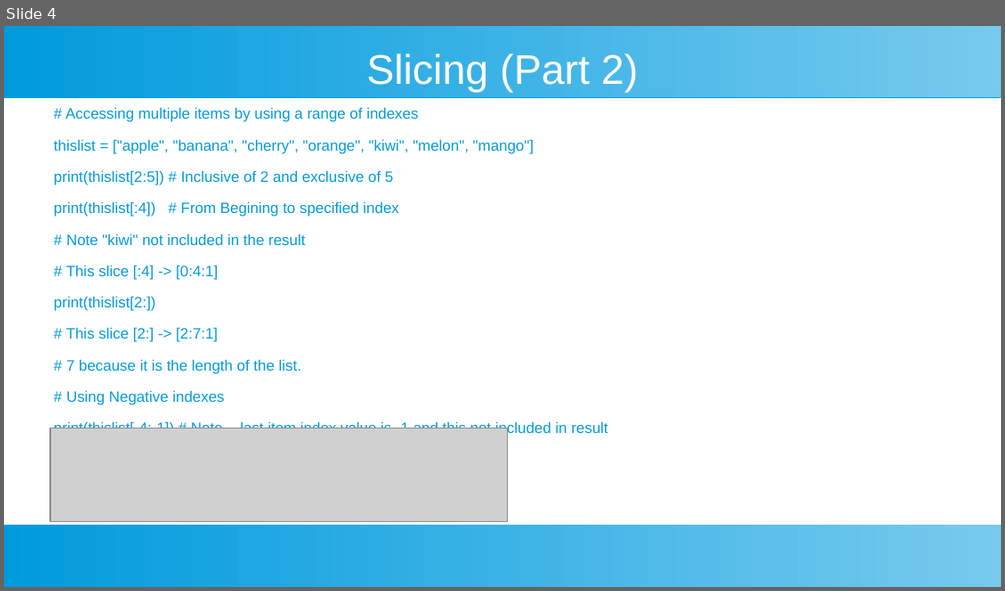
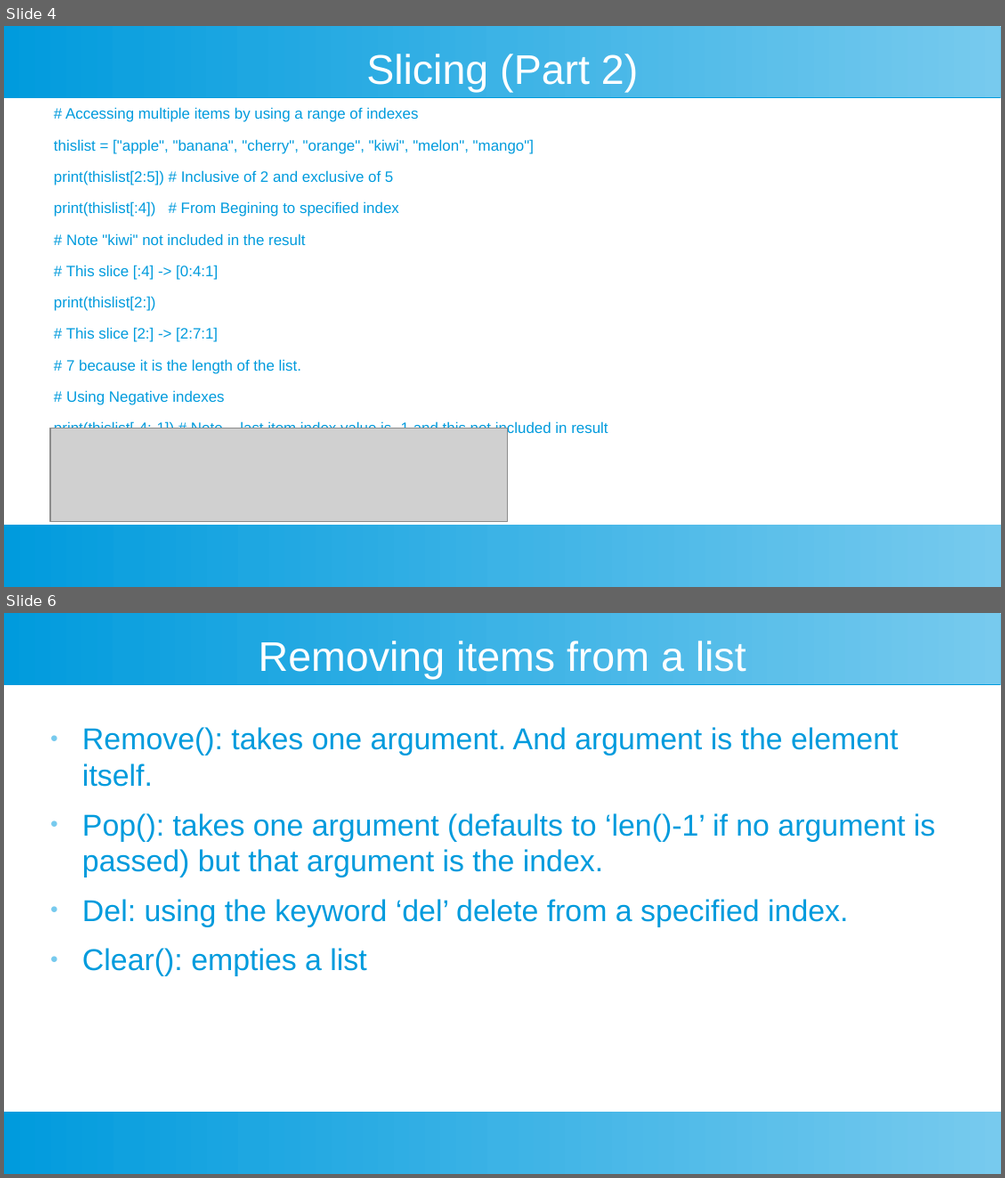
Before and after one commit to ashishjain1547/public_lessons_in_python, a slide deck: Ch 7 - Lists/List.odp. Shown one above the other, each under a label of ours: slide 4 before the commit, slides 4 and 6 after it; the slides between them are not shown. The pictures are 1005x591 and 1005x1178 pixels, drawn with LibreOffice and Linux fonts; fonts in the diff are those of the drawing; grey boxes stand for pictures. Boxes give left, top, right and bottom in pixels: in the first picture for what was removed or moved away, otherwise in the second. Text is boxed around its words. In the diff, an @@ line names an element or a change of style, - is before the commit and + after.

```diff
--- a/Ch 7 - Lists/List.odp
+++ b/Ch 7 - Lists/List.odp
@@ slide 6 added at (4,613,1001,1174), background #FFFFFF; not listed: 2 template elements that a slide beside it also shows @@
@@ title added at (259,641,746,679), 33 pt, text #FFFFFF @@
+Removing items from a list
@@ text added at (82,727,935,976), 24 pt, text #009BDD @@
+● Remove(): takes one argument. And argument is the element itself.
+● Pop(): takes one argument (defaults to ‘len()-1’ if no argument is passed) but that argument is the index.
+● Del: using the keyword ‘del’ delete from a specified index.
+● Clear(): empties a list
```
Also in this commit, not shown: 2 other slides added, 16 other files.
